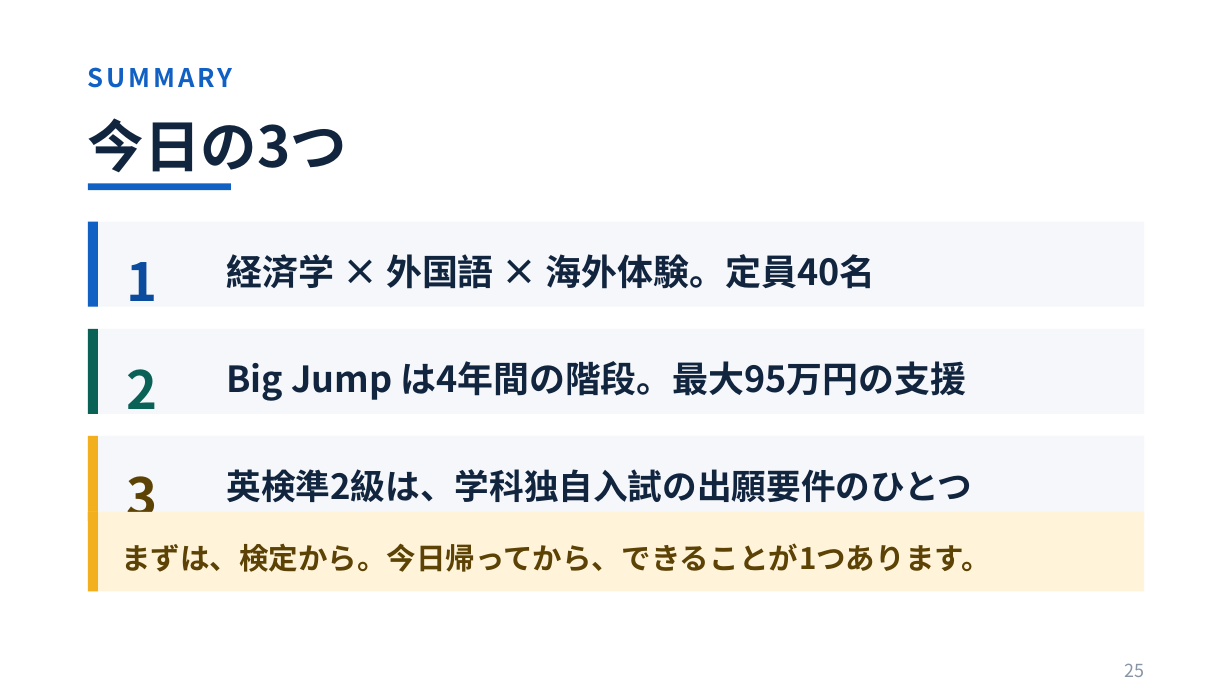
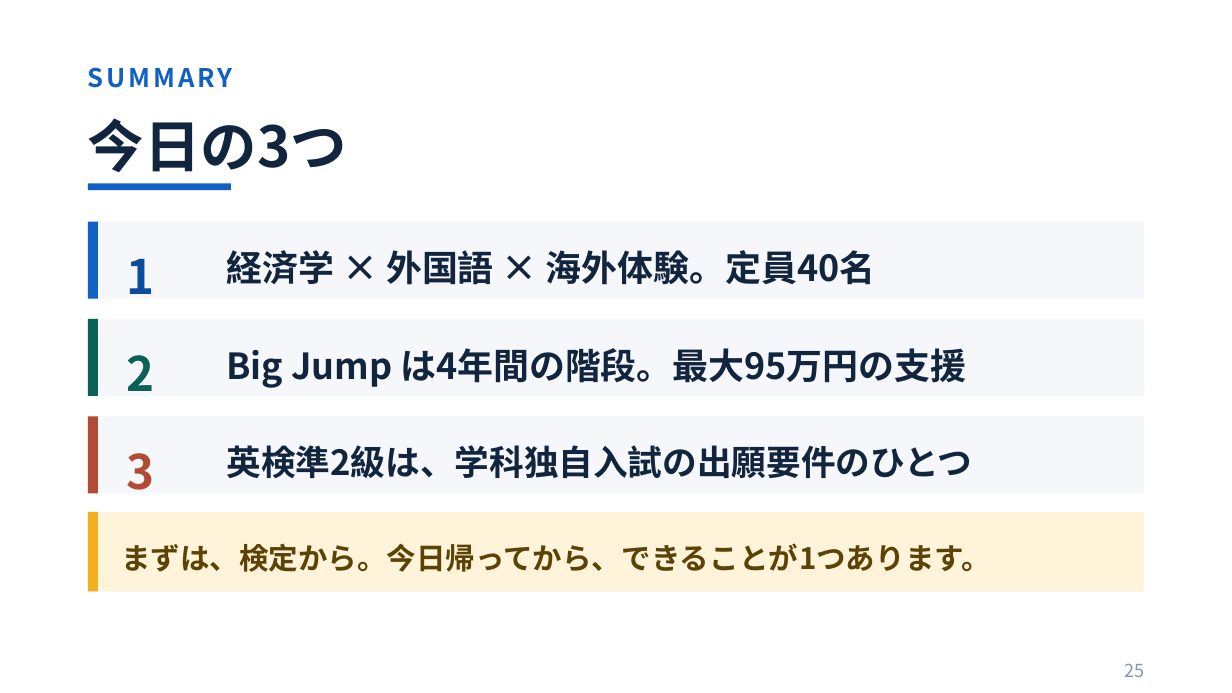
Before and after one commit to myojo1gou/glowing-parakeet, a slide deck: slide 25 of oc2026_slides/01_学科紹介_8月23日OC_鈴木版_改.pptx. Drawn at 1232x693 pixels with LibreOffice and Linux fonts; fonts in the diff are those of the drawing. Boxes give left, top, right and bottom in pixels: in the first picture for what was removed or moved away, otherwise in the second. Text is boxed around its words. In the diff, an @@ line names an element or a change of style, - is before the commit and + after.

```diff
--- a/oc2026_slides/01_学科紹介_8月23日OC_鈴木版_改.pptx
+++ b/oc2026_slides/01_学科紹介_8月23日OC_鈴木版_改.pptx
@@ rectangle: place and size @@
-rectangle at (88, 222, 1144, 307)
+rectangle at (88, 222, 1144, 299)
@@ rectangle: place and size @@
-rectangle at (88, 222, 98, 307)
+rectangle at (88, 222, 98, 299)
@@ text "1" at (127, 259, 155, 294): size 41 to 37 pt @@
@@ text "経済学 × 外国語 × 海外体験。定員40名": place and size @@
-text "経済学 × 外国語 × 海外体験。定員40名" at (226, 254, 875, 289)
+text "経済学 × 外国語 × 海外体験。定員40名" at (226, 250, 875, 285)
@@ rectangle: place and size @@
-rectangle at (88, 329, 1144, 414)
+rectangle at (88, 319, 1144, 396)
@@ rectangle: place and size @@
-rectangle at (88, 329, 98, 414)
+rectangle at (88, 319, 98, 396)
@@ text "2" at (127, 355, 155, 391): size 41 to 37 pt @@
@@ text "2": place and size @@
-text "2" at (127, 369, 158, 409)
+text "2" at (127, 355, 155, 391)
@@ text "Big Jump は4年間の階段。最大95万円の支援": place and size @@
-text "Big Jump は4年間の階段。最大95万円の支援" at (226, 361, 966, 401)
+text "Big Jump は4年間の階段。最大95万円の支援" at (226, 348, 966, 388)
@@ rectangle: place and size @@
-rectangle at (88, 436, 1144, 521)
+rectangle at (88, 417, 1144, 494)
@@ rectangle: place and size @@
-rectangle at (88, 436, 98, 521)
+rectangle at (88, 417, 98, 494)
@@ rectangle at (88, 417, 98, 494): fill #F2B01E to #B34A33 @@
@@ text "3": place and size @@
-text "3" at (127, 476, 158, 512)
+text "3" at (127, 453, 155, 490)
@@ text "3" at (127, 453, 155, 490): size 41 to 37 pt, text colour #5C4204 to #B34A33 @@
@@ text "英検準2級は、学科独自入試の出願要件のひとつ": place and size @@
-text "英検準2級は、学科独自入試の出願要件のひとつ" at (226, 469, 972, 502)
+text "英検準2級は、学科独自入試の出願要件のひとつ" at (226, 445, 972, 478)
```
Also in this commit, not shown: 17 other slides changed, 8 other files.
